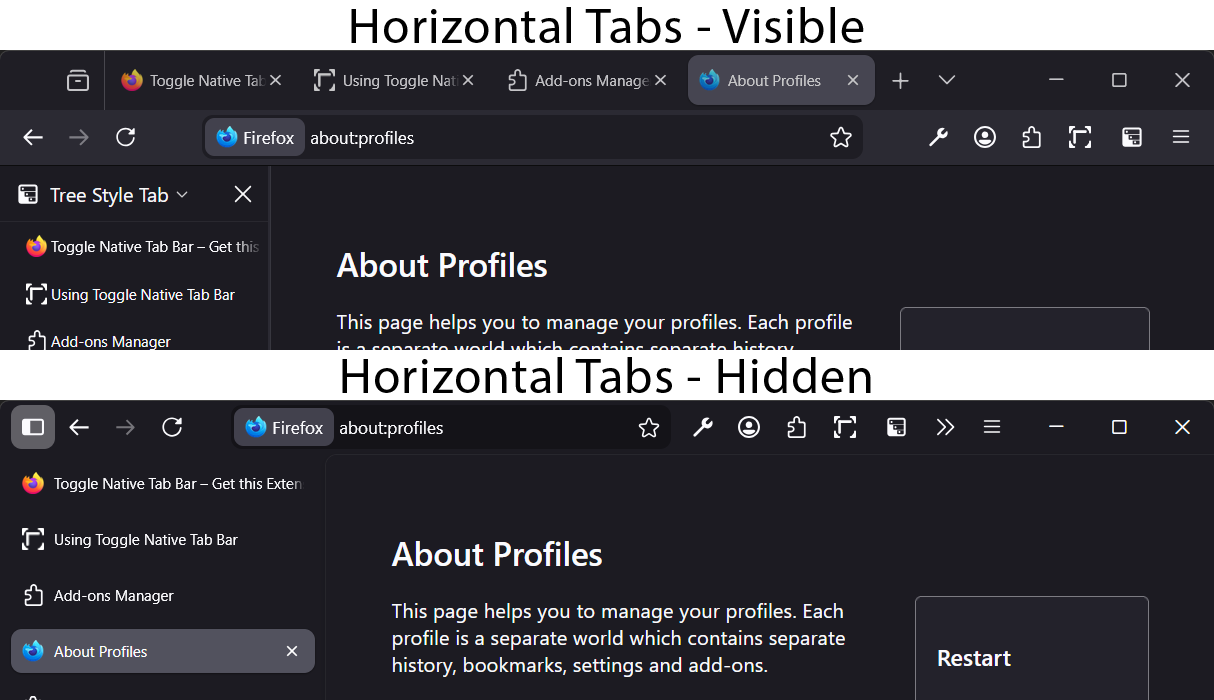
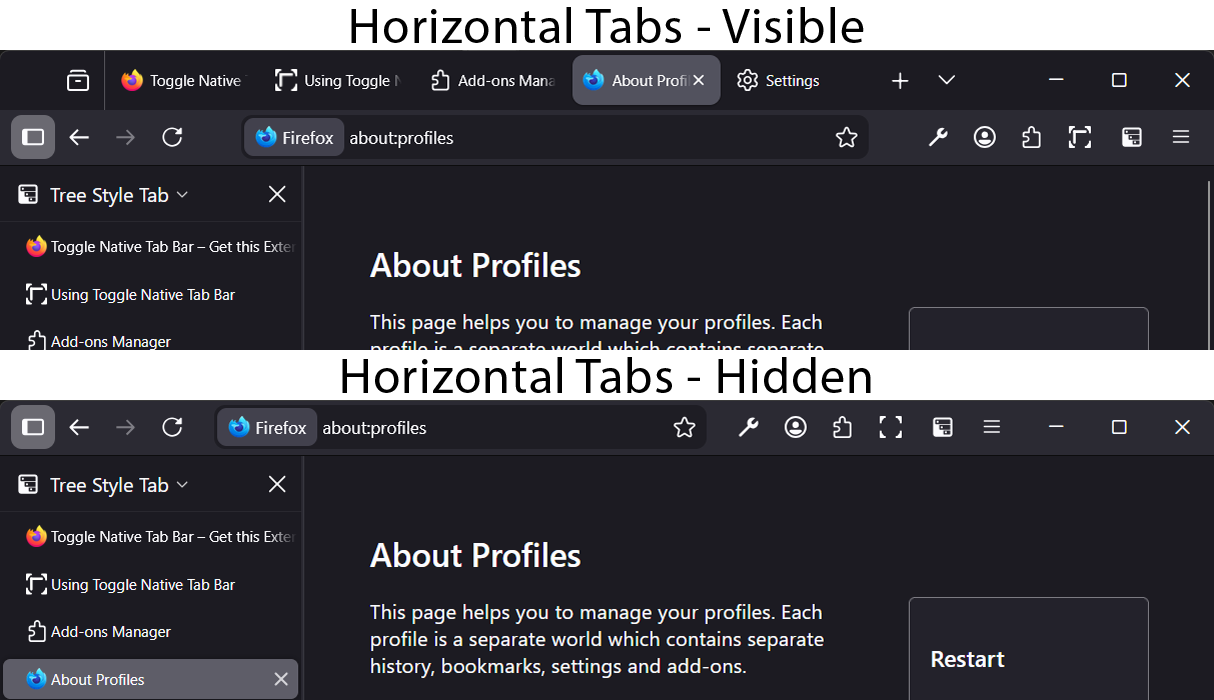
Revision of a layered 1214 × 700 image; what changed, layer by layer:
added layer "Layer 3" above "Layer 4" over 0, 400, 1214, 700
added layer "Layer 4" above "Layer 2" over 0, 50, 1214, 350
hid "Layer 2" over 0, 400, 1214, 700
hid "Layer 1" over 0, 50, 1214, 350
added layer "Background" over 0, 50, 1214, 700
